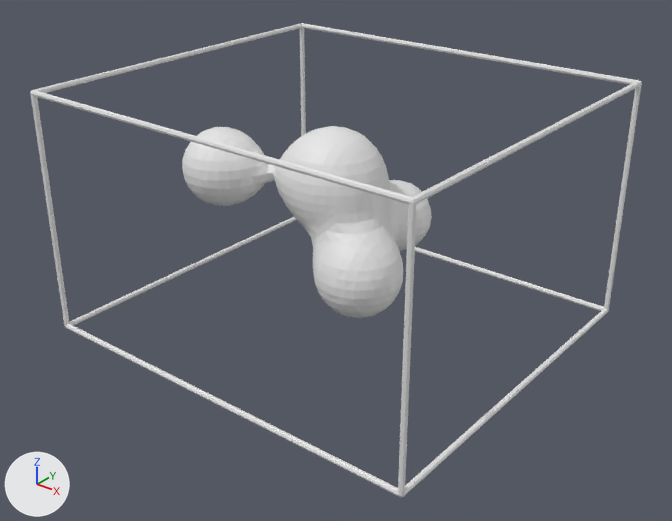
One commit to the OBJ model Assets/Models/Stomach/ventre_0002.obj: the scene before it, then after it.
One viewpoint serves both versions: a camera (50 mm lens) standing at (95.5, -120.8, 74.3) and looking at (1.8, -3.7, 1.7). The lights are fixed; the arrows at lower left show +X, +Y and +Z. Where no turn or scale is listed for an object, it has been applied to the vertices. Vertices at the same position are counted once.

Names of what the first picture shows: 'ventre_0002'.
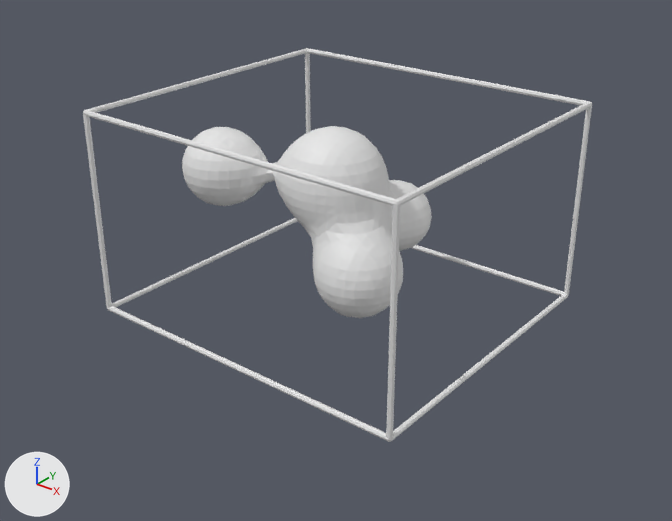
Changed parts and their boxes (x1, y1, x2, y2) in the pictures (672 x 521 px):
'ventre_0002', reshaped (17% narrower, 17% shorter)
    before: (30, 23, 642, 497)
    after: (83, 48, 592, 442)

Patch to the scene script:
```diff
--- a/Assets/Models/Stomach/ventre_0002.obj.py
+++ b/Assets/Models/Stomach/ventre_0002.obj.py
@@ me_ventre_0002 @@
 me_ventre_0002.from_pydata(...)  # 1982 vertices, 2562 faces; spans x -38.4..38.4, y -34.6..34.6, z -12.7..32.5
 # used by ob_ventre_0002; location = (0.0, 0.0, 0.0)
+# me_ventre_0002 part 1: the loose piece of 208 vertices spanning x -38.4..38.4, y -34.6..34.6, z -12.7..32.5 is scaled about its middle by 0.84
```
